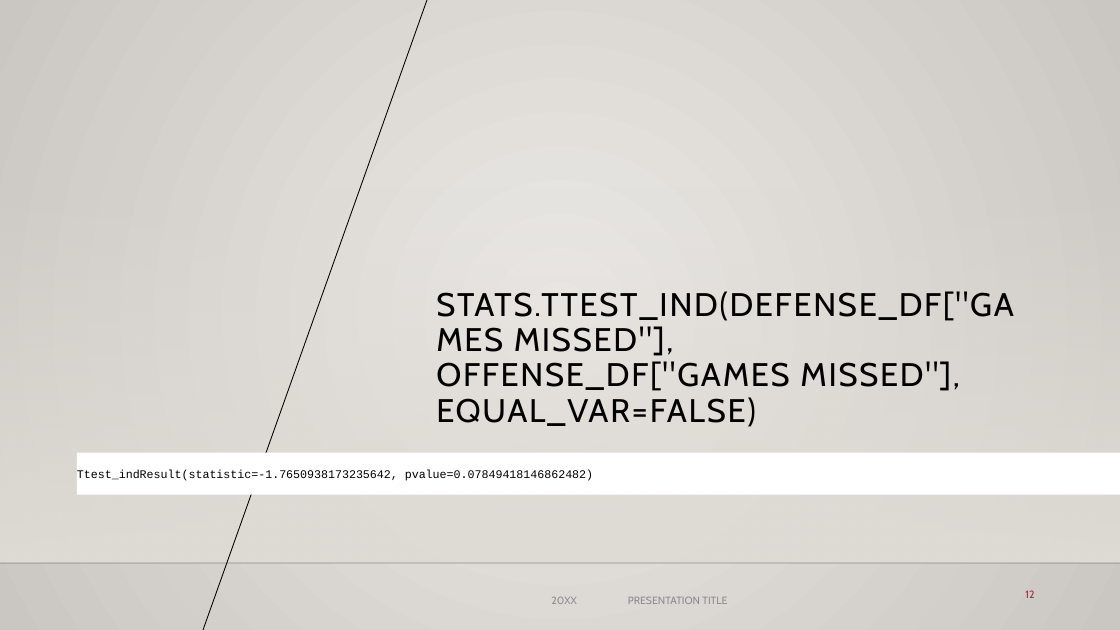
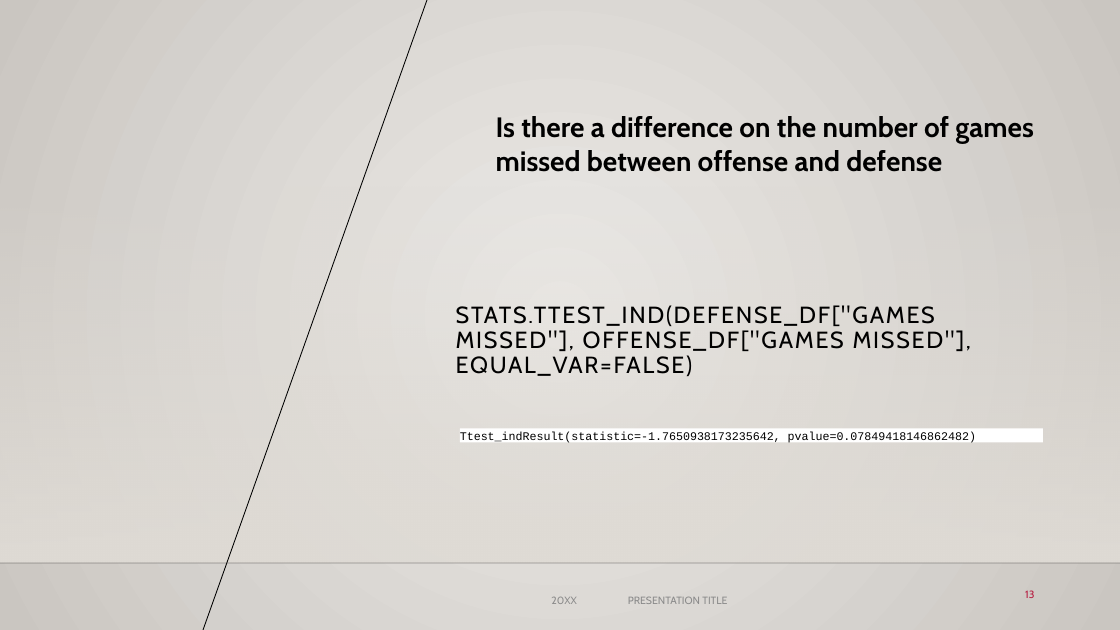
Before and after one commit to DunieCarrasco/nfl_concussion_analysis, a slide deck: slide 13 of NFL_concussion_study.pptx (slide 12 before the commit). Drawn at 1120x630 pixels with LibreOffice and Linux fonts; fonts in the diff are those of the drawing; background and template pictures are left out. Boxes give left, top, right and bottom in pixels: in the first picture for what was removed or moved away, otherwise in the second. Text is boxed around its words. In the diff, an @@ line names an element or a change of style, - is before the commit and + after.

```diff
--- a/NFL_concussion_study.pptx
+++ b/NFL_concussion_study.pptx
@@ text added at [496, 116, 1034, 172], 24 pt, text #000000, bold @@
+Is there a difference on the number of games missed between offense and defense
@@ title "STATS.TTEST_IND(DEFENSE_DF["GAMES MISSED"], OFFENSE_DF["GAME ...": place and size @@
-title "STATS.TTEST_IND(DEFENSE_DF["GAMES MISSED"], OFFENSE_DF["GAME ..." at [436, 291, 1014, 427]
+title "STATS.TTEST_IND(DEFENSE_DF["GAMES MISSED"], OFFENSE_DF["GAME ..." at [456, 305, 971, 376]
@@ title "STATS.TTEST_IND(DEFENSE_DF["GAMES MISSED"], OFFENSE_DF["GAME ..." at [456, 305, 971, 376]: size 28 to 20 pt @@
@@ rectangle "Ttest_indResult(statistic=-1.7650938173235642, pvalue=0.0784 ...": place and size @@
-rectangle "Ttest_indResult(statistic=-1.7650938173235642, pvalue=0.0784 ..." at [77, 453, 1120, 495]
+rectangle "Ttest_indResult(statistic=-1.7650938173235642, pvalue=0.0784 ..." at [460, 429, 1043, 443]
@@ page number at [1025, 590, 1034, 598]: text changed @@
-12
+13
```
Also in this commit, not shown: 6 other slides changed, 3 slides added, 1 slide removed, 2 other files.
